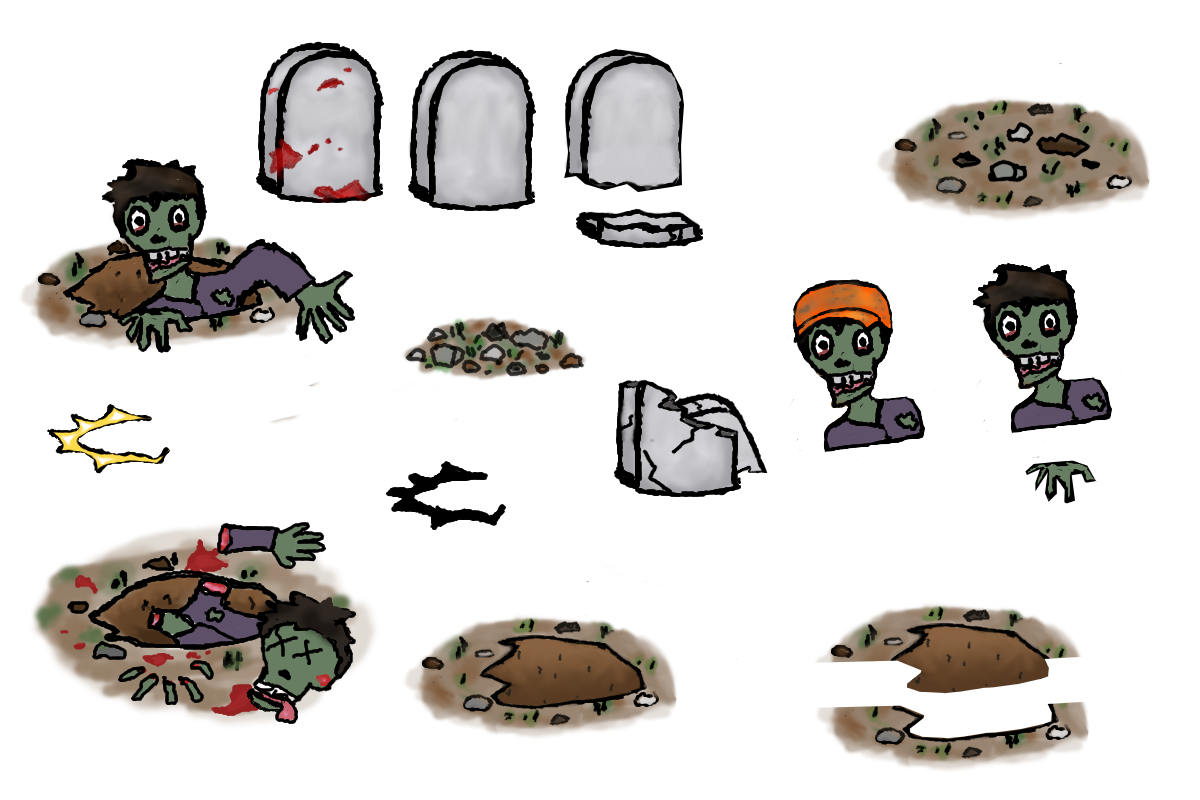
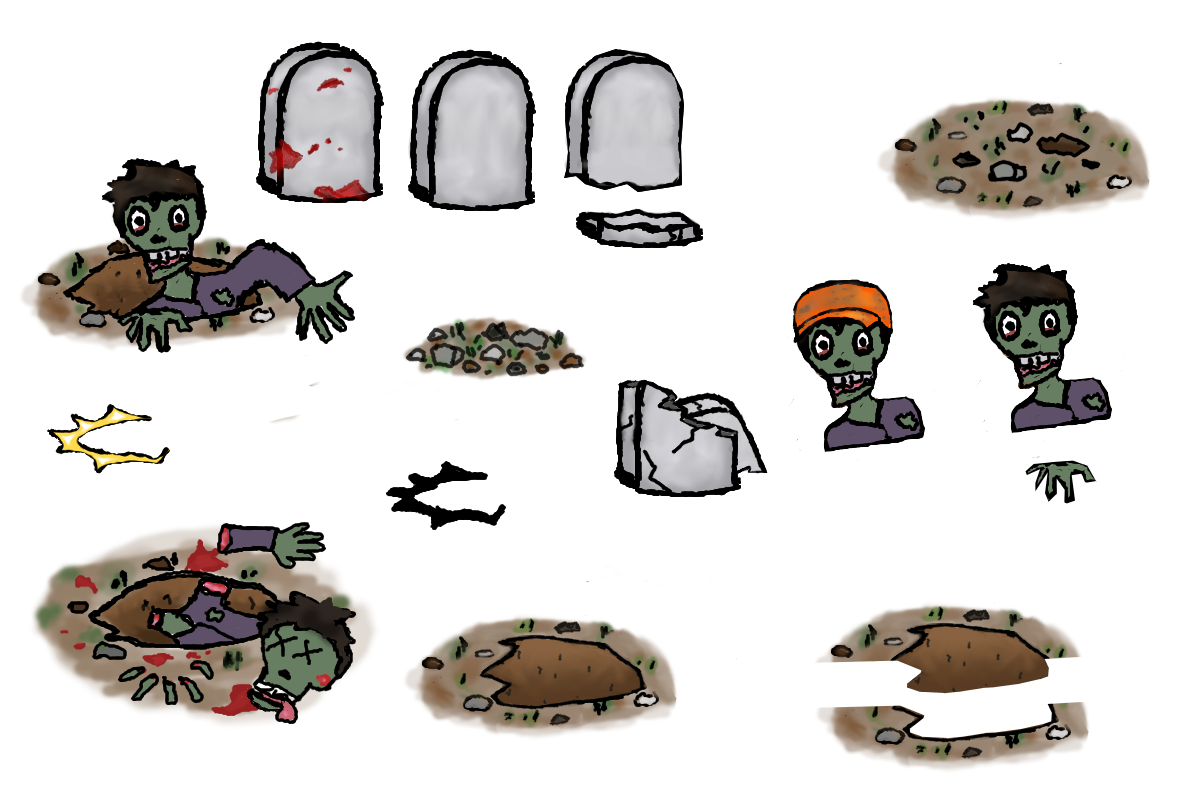
Before/after of a w=1200, h=800 layered artwork. What changed in the layer stack:
showed "Tombstone (All)", painted on it over (256, 41, 768, 497)
